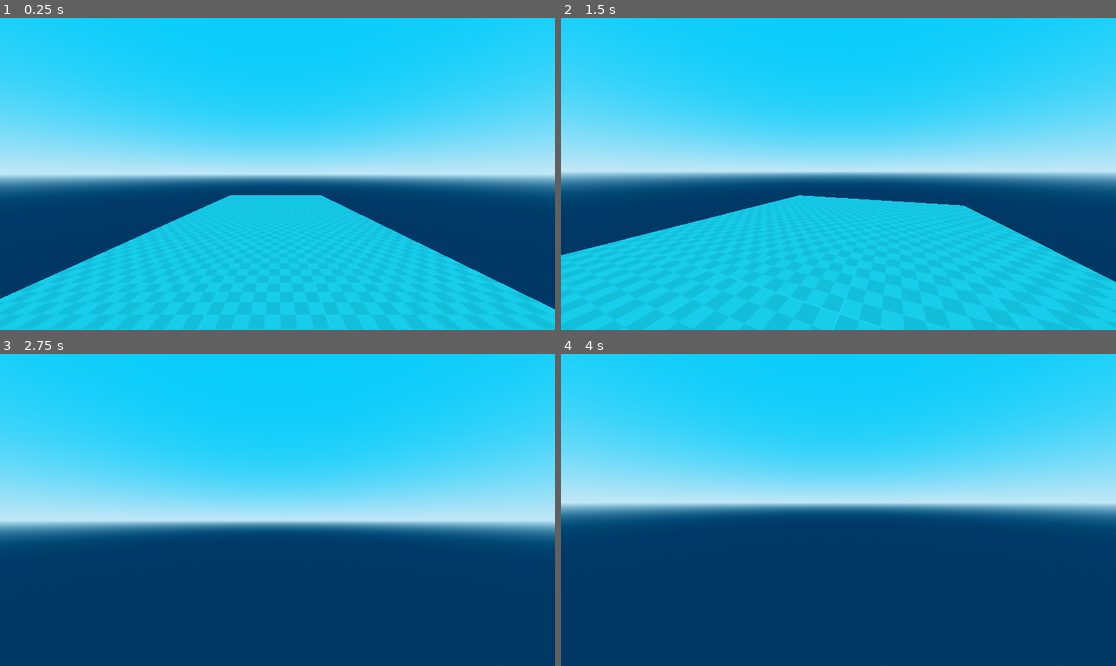
Above: before the commit, frames 1-4 (two rows, left to right).
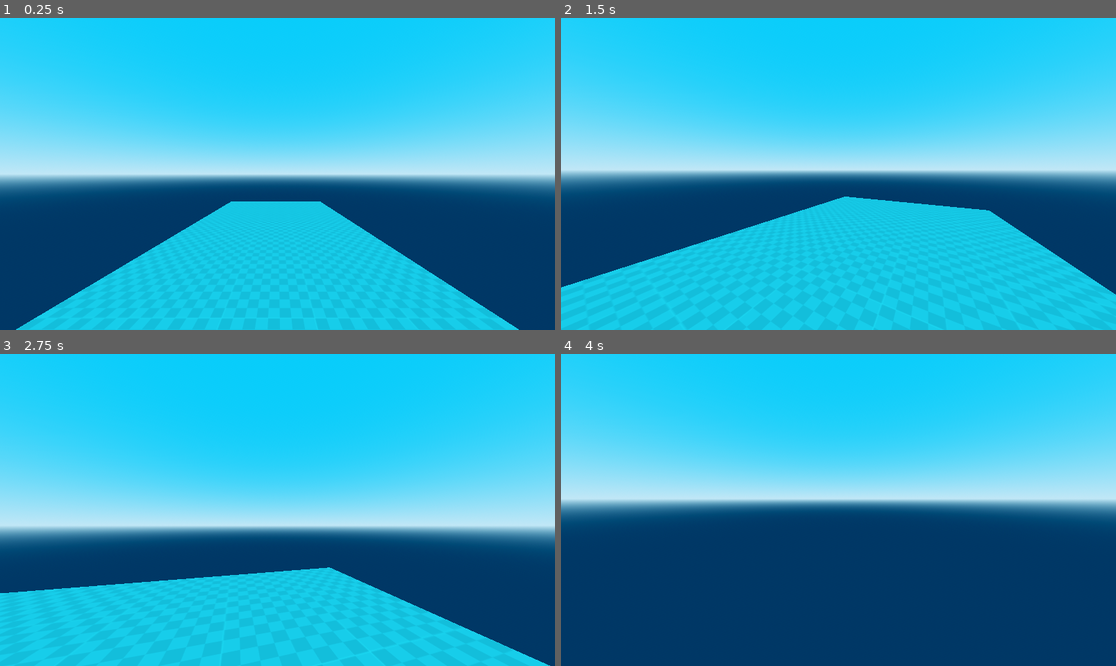
Above: after the commit, the same moments.

Repository: sharkpossum/Hex-Factor
Game: Godot game, scene res://scenes/world/world.tscn
The game is run twice, just before and just after one commit, with the same random seed, the same clock (stepped at 60 frames per second) and the same inputs.
Inputs (mouse positions are in pixels of both pictures, inside the frame that each line leads up to):
- Up to frame 1 (0.25 s): no input
- Up to frame 2 (1.5 s): move the mouse to (866, 174) at 0.52 s; hold W (forward) from 0.53 s (still down); tap C (crouch) at 0.6 s; tap Space (jump) at 0.77 s; tap Shift (sprint) at 0.8, 1.35 s; move the mouse to (810, 174) at 1.27 s
- Up to frame 3 (2.75 s): keep holding W (forward); tap Space (jump) at 1.52 s; tap C (crouch) at 1.55, 2.1 s; move the mouse to (288, 503) at 2.02 s; tap Shift (sprint) at 2.3 s
- Up to frame 4 (4 s): keep holding W (forward); move the mouse to (832, 516) at 2.77 s; tap Shift (sprint) at 2.85, 3.8 s; tap Space (jump) at 3.02, 3.77 s; tap C (crouch) at 3.05, 3.6 s; move the mouse to (877, 513) at 3.52 s

The runs differ from the first frame. In frame 1, 6.6% of the frame differs, in the area x 0-100%, y 56-100%; in frame 2, 5.0%; in frame 3, 27%, in the area x 0-100%, y 53-100%; in frame 4, 3.8%.

Commit message:
Added crouching, moved head bobbing to the player head node, moved player movement states
Also added control nodes for player UI system, and interact states

Diff:
--- a/project.godot
+++ b/project.godot
@@ -18,6 +18,10 @@
 [autoload]
 
 Debug="*res://scenes/debug/debug.tscn"
+
+[debug]
+
+gdscript/warnings/unused_signal=0
 
 [input]
 
@@ -61,6 +65,11 @@
 "events": [Object(InputEventKey,"resource_local_to_scene":false,"resource_name":"","device":-1,"window_id":0,"alt_press …(191 unchanged characters)…
 ]
 }
+interact={
+"deadzone": 0.2,
+"events": [Object(InputEventKey,"resource_local_to_scene":false,"resource_name":"","device":-1,"window_id":0,"alt_pressed":false,"shift_pressed":false,"ctrl_pressed":false,"meta_pressed":false,"pressed":false,"keycode":0,"physical_keycode":69,"key_label":0,"unicode":101,"location":0,"echo":false,"script":null)
+]
+}
 
 [rendering]
 
--- /dev/null
+++ b/scenes/player/head.gd
@@ -0,0 +1,27 @@
+extends Node3D
+
+@onready var player_body: CharacterBody3D = %PlayerBody
+@onready var player_camera: Camera3D = %PlayerCamera
+
+# Head bobbing
+@export var BOB_FREQ : float = 3
+@export var BOB_AMP : float = 0.05
+
+var bobTime : float = 0.0
+
+func _ready() -> void:
+	pass
+
+func _physics_process(delta: float) -> void:
+	animate_head(delta)
+	pass
+
+func animate_head(delta: float):
+	bobTime += delta * player_body.velocity.length() * float(player_body.is_on_floor())
+
+	var bobOffset = Vector3.ZERO;
+	bobOffset.y = sin(bobTime * BOB_FREQ) * BOB_AMP
+	bobOffset.x = sin(bobTime * BOB_FREQ / 2) * BOB_AMP
+
+	player_camera.transform.origin = bobOffset
+	pass
--- a/scenes/player/player.tscn
+++ b/scenes/player/player.tscn
@@ -1,10 +1,12 @@
-[gd_scene load_steps=8 format=3 uid="uid://df4cptti61gjf"]
+[gd_scene load_steps=10 format=3 uid="uid://df4cptti61gjf"]
 
 [ext_resource type="Script" uid="uid://c6ookd8igxpbd" path="res://scenes/player/player.gd" id="1_8afob"]
+[ext_resource type="Script" uid="uid://d0gqgbr6j57ku" path="res://scenes/player/head.gd" id="2_0owmy"]
 [ext_resource type="Script" uid="uid://g3oyeat67n0i" path="res://scripts/states/State_Machine.gd" id="3_gmlin"]
 [ext_resource type="Script" uid="uid://b7gd5fncajrhf" path="res://scripts/Player_Stats.gd" id="4_lvxji"]
 [ext_resource type="Script" uid="uid://blm1er027g3ae" path="res://scenes/player/states/movement/Walking.gd" id="4_p47bc"]
 [ext_resource type="Script" uid="uid://3uouxr0i3o4g" path="res://scenes/player/states/movement/Sprinting.gd" id="5_p47bc"]
+[ext_resource type="Script" uid="uid://df6uony5jsrkw" path="res://scenes/player/states/movement/Crouching.gd" id="6_75vfm"]
 
 [sub_resource type="CapsuleMesh" id="CapsuleMesh_x7p2l"]
 
@@ -14,12 +16,27 @@
 [node name="Player" type="Node3D"]
 script = ExtResource("1_8afob")
 
+[node name="PlayerGUI" type="Control" parent="."]
+layout_mode = 3
+anchors_preset = 15
+anchor_right = 1.0
+anchor_bottom = 1.0
+grow_horizontal = 2
+grow_vertical = 2
+mouse_filter = 1
+
+[node name="HBoxContainer" type="HBoxContainer" parent="PlayerGUI"]
+layout_mode = 1
+offset_right = 40.0
+offset_bottom = 40.0
+
 [node name="PlayerBody" type="CharacterBody3D" parent="."]
 unique_name_in_owner = true
 
 [node name="Head" type="Node3D" parent="PlayerBody"]
 unique_name_in_owner = true
-transform = Transform3D(1, 0, 0, 0, 1, 0, 0, 0, 1, 0, 0.742425, 0)
+transform = Transform3D(1, 0, 0, 0, 1, 0, 0, 0, 1, 0, 0.75, 0)
+script = ExtResource("2_0owmy")
 
 [node name="PlayerCamera" type="Camera3D" parent="PlayerBody/Head"]
 unique_name_in_owner = true
@@ -37,13 +54,21 @@
 unique_name_in_owner = true
 script = ExtResource("4_lvxji")
 
-[node name="MovementStates" type="Node" parent="." node_paths=PackedStringArray("initial_state")]
+[node name="MovementState" type="Node" parent="." node_paths=PackedStringArray("initial_state")]
 script = ExtResource("3_gmlin")
 initial_state = NodePath("Walking")
 
-[node name="Walking" type="Node" parent="MovementStates"]
+[node name="Walking" type="Node" parent="MovementState"]
 script = ExtResource("4_p47bc")
+state_speed = 3.0
 
-[node name="Sprinting" type="Node" parent="MovementStates"]
+[node name="Sprinting" type="Node" parent="MovementState"]
 script = ExtResource("5_p47bc")
-state_speed = 10.0
+state_speed = 6.0
+state_height = 0.7
+
+[node name="Crouching" type="Node" parent="MovementState"]
+script = ExtResource("6_75vfm")
+state_height = 0.25
+
+[node name="InteractState" type="Node" parent="."]
--- /dev/null
+++ b/scenes/player/states/interaction/Interact_State.gd
@@ -0,0 +1,6 @@
+extends State
+class_name Interact_State
+
+func Interact(delta: float):
+
+	pass
--- /dev/null
+++ b/scenes/player/states/movement/Crouching.gd
@@ -0,0 +1,17 @@
+extends Player_Movement_State
+
+@export var TOGGLE_CROUCH: bool = true
+
+func Update(delta: float):
+	super.Update(delta)
+
+	if !TOGGLE_CROUCH:
+		if Input.is_action_just_released("crouch"):
+			Transitioned.emit(self, "walking")
+
+	else:
+		if Input.is_action_just_pressed("crouch"):
+			Transitioned.emit(self, "walking")
+
+	if Input.is_action_just_pressed("sprint"):
+		Transitioned.emit(self, "sprinting")
--- a/scripts/states/Player_Movement_State.gd
+++ b/scenes/player/states/movement/Player_Movement_State.gd
@@ -2,23 +2,43 @@
 
 class_name Player_Movement_State
 
-# Head bobbing
+# State properties
 @export var state_speed = 5.0
-@export var BOB_FREQ : float = 2.0
-@export var BOB_AMP : float = 0.06
-var bobTime: float = 0.0
+@export var state_height = 0.75
+
+var height_progress := 0.0
+var height_adjust_step := 12
 
 @onready var player_body: CharacterBody3D = %PlayerBody
 @onready var player_stats = %PlayerStats
-@onready var player_head = %Head
+@onready var player_head: Node3D = %Head
 @onready var player_camera = %PlayerCamera
+
+
+var player_head_origin := Vector3.ZERO
 
 # Move this into a config global later.
 var MOUSE_SENSITIVITY = 0.003
 
 func Enter():
+	height_progress = 0.0
+
 	player_stats.SPEED = state_speed
 	pass
+
+func Update(delta: float):
+	handle_height_change(delta)
+	pass
+
+func Physics_Update(delta: float):
+	Move(delta)
+	pass
+
+func handle_height_change(delta: float):
+	height_progress = lerp(player_stats.HEIGHT, state_height, delta * height_adjust_step)
+
+	player_stats.HEIGHT = snapped(height_progress, 0.001)
+	player_head.position.y = player_stats.HEIGHT
 
 func Move(delta):
 	if not player_body.is_on_floor():
@@ -42,17 +62,8 @@
 		player_body.velocity.z = 0
 
 	player_body.move_and_slide()
-	head_bob(delta, player_body.velocity)
 
-
-func head_bob(delta: float, velocity: Vector3):
-	bobTime += delta * player_body.velocity.length() * float(player_body.is_on_floor())
-	var bobPos = Vector3.ZERO;
-	bobPos.y = sin(bobTime * BOB_FREQ) * BOB_AMP
-	bobPos.x = sin(bobTime * BOB_FREQ / 2) * BOB_AMP
-	player_head.transform.origin = bobPos
-	pass
-
+# First Person controls
 func _unhandled_input(event: InputEvent) -> void:
 	if event is InputEventMouseMotion:
 		player_head.rotate_y(event.relative.x * -1 * MOUSE_SENSITIVITY)
@@ -60,7 +71,3 @@
 		player_camera.rotation.x = clamp(player_camera.rotation.x, deg_to_rad(-60), deg_to_rad(60))
 		pass
 	pass
-
-func Physics_Update(delta: float):
-	Move(delta)
-	pass
--- a/scenes/player/states/movement/Sprinting.gd
+++ b/scenes/player/states/movement/Sprinting.gd
@@ -3,6 +3,8 @@
 @export var SPRINT_TOGGLE: bool = true
 
 func Update(delta):
+	super.Update(delta)
+
 	if !SPRINT_TOGGLE:
 		if Input.is_action_just_released("sprint"):
 			Transitioned.emit(self, "walking")
--- a/scenes/player/states/movement/Walking.gd
+++ b/scenes/player/states/movement/Walking.gd
@@ -1,7 +1,10 @@
 extends Player_Movement_State
 
 func Update(delta):
+	super.Update(delta)
+
 	if Input.is_action_just_pressed("sprint"):
 		Transitioned.emit(self, "sprinting")
-		pass
-	pass
+
+	if Input.is_action_just_pressed("crouch"):
+		Transitioned.emit(self, "crouching")
--- a/scripts/Player_Stats.gd
+++ b/scripts/Player_Stats.gd
@@ -3,5 +3,6 @@
 class_name Player_Stats
 
 @export var SPEED = 5.0
+@export var HEIGHT = 0.75
 @export var JUMP_VELOCITY = 4.5
 @export var TOGGLE_SPRINT : bool = true
--- a/scripts/player_debug.gd
+++ b/scripts/player_debug.gd
@@ -10,7 +10,3 @@
 	if event.is_action_pressed("kill"):
 		get_tree().quit()
 		pass
-
-# Called every frame. 'delta' is the elapsed time since the previous frame.
-func _process(delta: float) -> void:
-	pass
Not shown, added: scenes/player/head.gd.uid
Not shown, added: scenes/player/states/interaction/Interact_State.gd.uid
Not shown, added: scenes/player/states/movement/Crouching.gd.uid
Renamed: scripts/states/Player_Movement_State.gd.uid -> scenes/player/states/movement/Player_Movement_State.gd.uid
